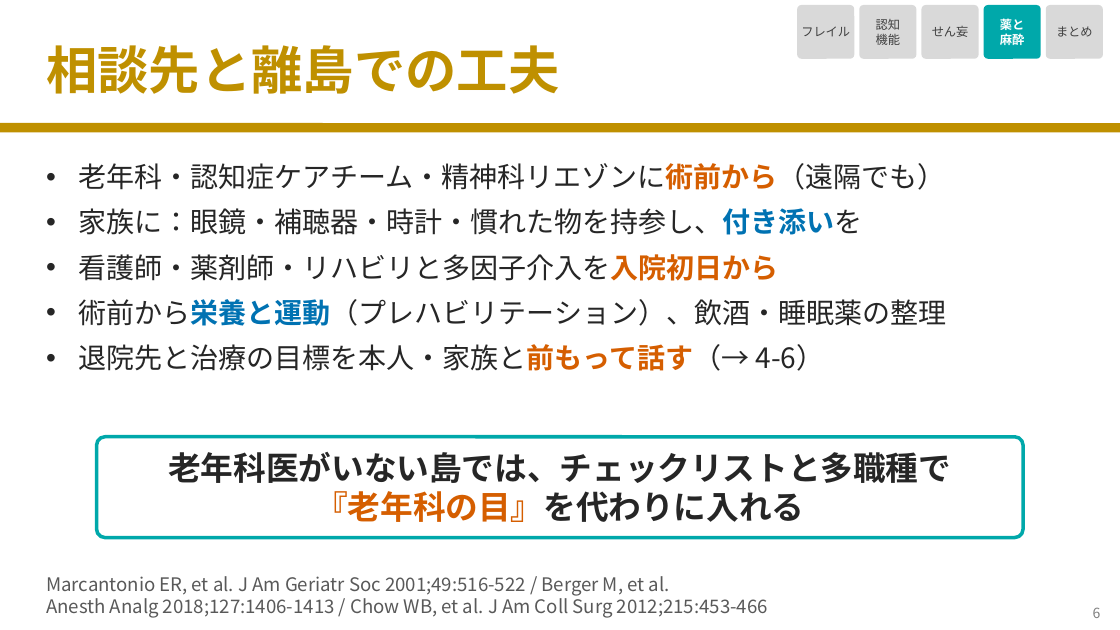
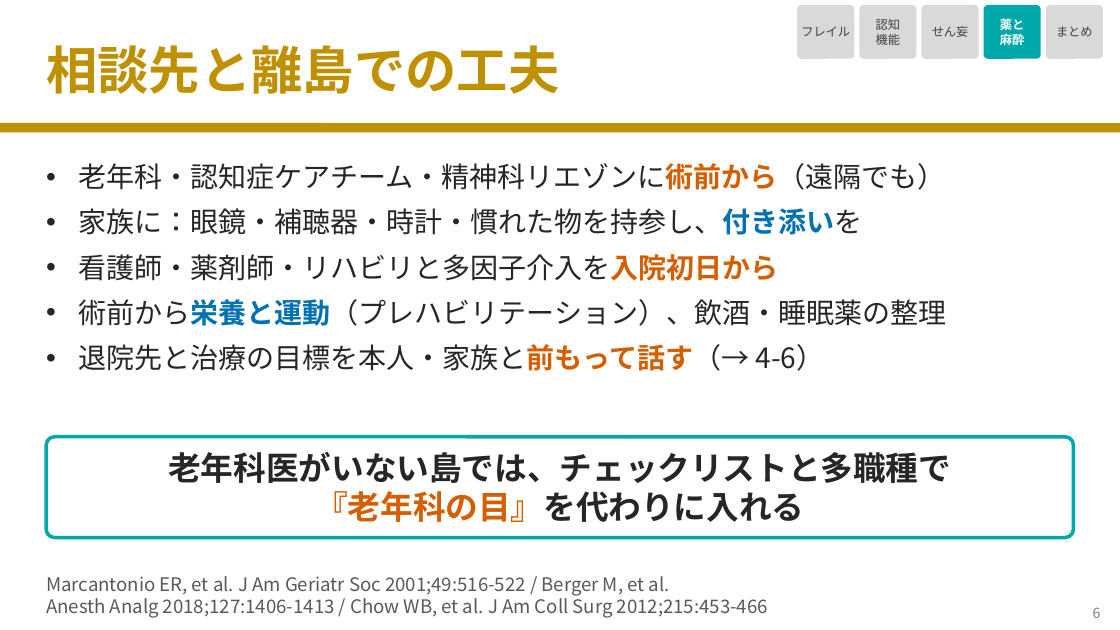
Before and after one commit to nobumitsu-3141/Anes-lecture, a slide deck: slide 7 of slides/4-11_elderly_frailty_cognition/4-11_elderly_frailty_cognition.pptx. Drawn at 1120x630 pixels with LibreOffice and Linux fonts; fonts in the diff are those of the drawing. Boxes give left, top, right and bottom in pixels: in the first picture for what was removed or moved away, otherwise in the second. Text is boxed around its words. In the diff, an @@ line names an element or a change of style, - is before the commit and + after.

```diff
--- a/slides/4-11_elderly_frailty_cognition/4-11_elderly_frailty_cognition.pptx
+++ b/slides/4-11_elderly_frailty_cognition/4-11_elderly_frailty_cognition.pptx
@@ rounded rectangle "老年科医がいない島では、チェックリストと多職種で" resized from (x1=97, y1=437, x2=1023, y2=538) to (x1=46, y1=437, x2=1074, y2=538) @@
```
Also in this commit, not shown: 6 other slides changed, 1 other file.
